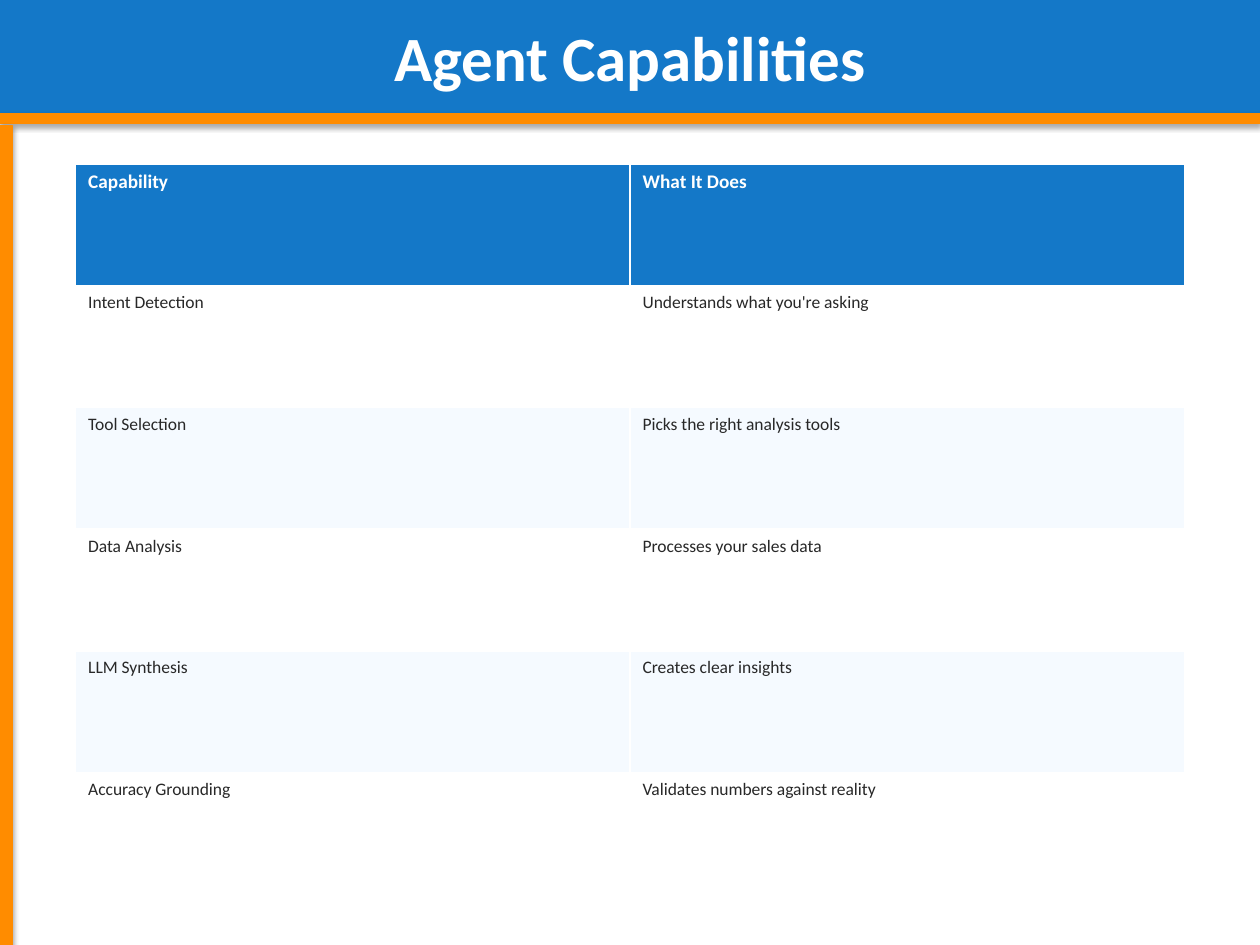
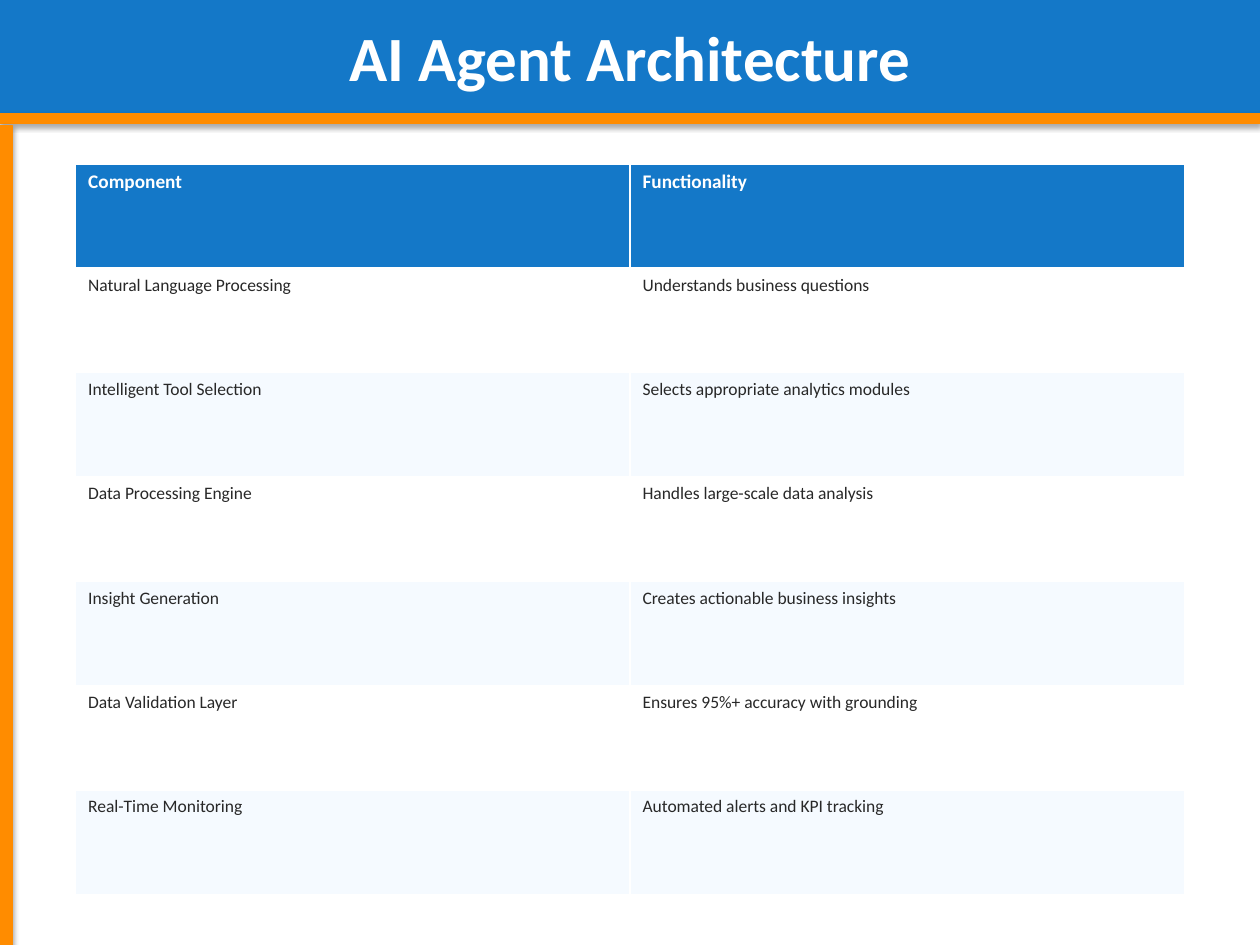
Before and after one commit to adityasinghz/smart-cpg-decision-agent, a slide deck: slide 5 of Smart_CPG_Decision_Agent_Presentation.pptx. Drawn at 1260x945 pixels with LibreOffice and Linux fonts; fonts in the diff are those of the drawing. Boxes give left, top, right and bottom in pixels: in the first picture for what was removed or moved away, otherwise in the second. Text is boxed around its words. In the diff, an @@ line names an element or a change of style, - is before the commit and + after.

```diff
--- a/Smart_CPG_Decision_Agent_Presentation.pptx
+++ b/Smart_CPG_Decision_Agent_Presentation.pptx
@@ text in rectangle at bbox=[349, 36, 910, 92]: text changed @@
-Agent Capabilities
+AI Agent Architecture
@@ table at bbox=[76, 164, 1184, 895] @@
-row 1: Capability | What It Does
-row 2: Intent Detection | Understands what you're asking
-row 3: Tool Selection | Picks the right analysis tools
-row 4: Data Analysis | Processes your sales data
-row 5: LLM Synthesis | Creates clear insights
-row 6: Accuracy Grounding | Validates numbers against reality
+row 1: Component | Functionality
+row 2: Natural Language Processing | Understands business questions
+row 3: Intelligent Tool Selection | Selects appropriate analytics modules
+row 4: Data Processing Engine | Handles large-scale data analysis
+row 5: Insight Generation | Creates actionable business insights
+row 6: Data Validation Layer | Ensures 95%+ accuracy with grounding
+row 7: Real-Time Monitoring | Automated alerts and KPI tracking
```
Also in this commit, not shown: 19 other slides changed, 3 slides added, 3 slides removed, 2 other files.
